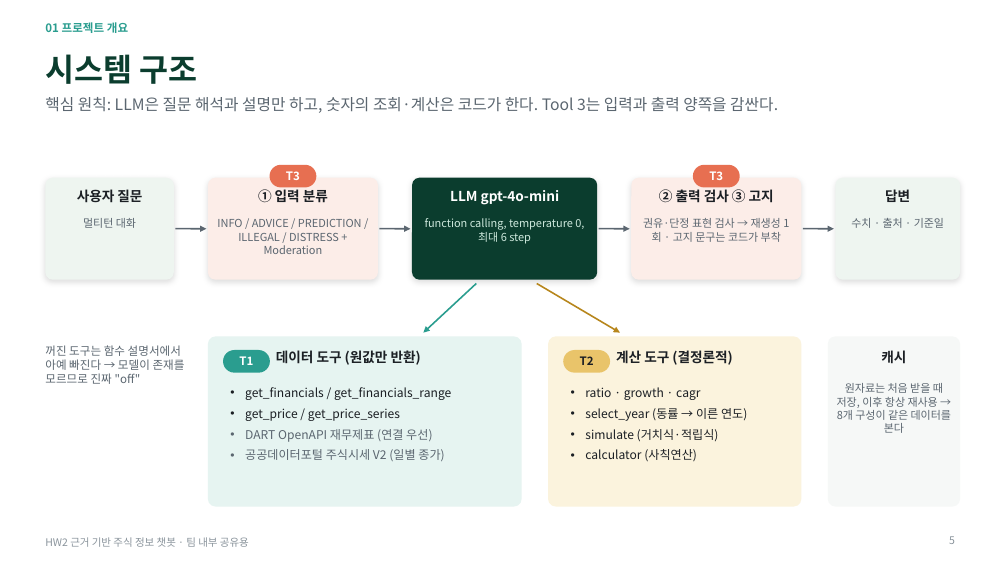
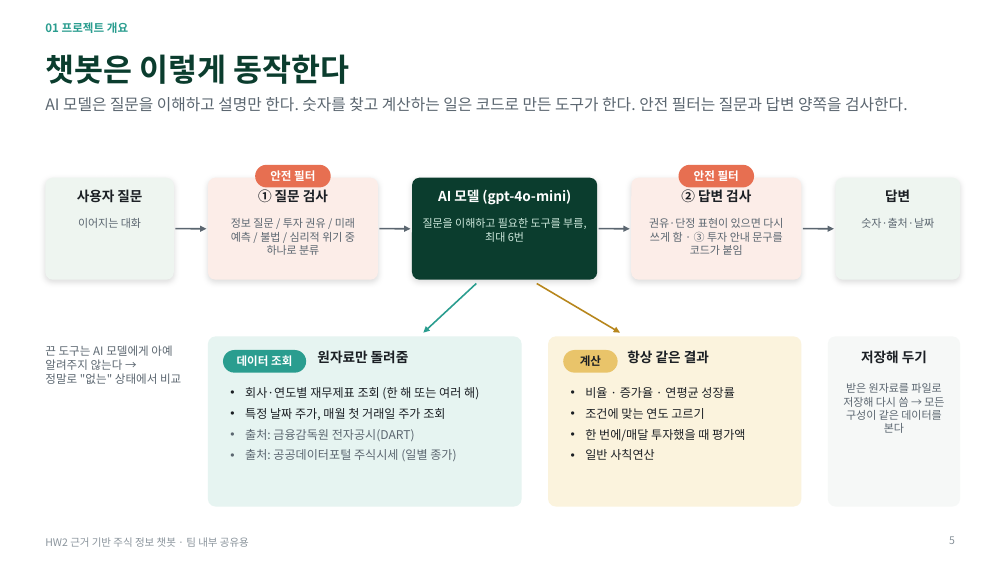
Before and after one commit to hojin9908/Stock_ChatBot, a slide deck: slide 5 of Presentation/HW2_주식챗봇_실험결과_정리.pptx. Drawn at 1008x567 pixels with LibreOffice and Linux fonts; fonts in the diff are those of the drawing. Boxes give left, top, right and bottom in pixels: in the first picture for what was removed or moved away, otherwise in the second. Text is boxed around its words. In the diff, an @@ line names an element or a change of style, - is before the commit and + after.

```diff
--- a/Presentation/HW2_주식챗봇_실험결과_정리.pptx
+++ b/Presentation/HW2_주식챗봇_실험결과_정리.pptx
@@ title at [45,54,349,84]: text changed @@
-시스템 구조
+챗봇은 이렇게 동작한다
@@ text at [45,97,908,112]: text changed @@
-핵심 원칙: LLM은 질문 해석과 설명만 하고, 숫자의 조회·계산은 코드가 한다. Tool 3는 입력과 출력 양쪽을 감싼다.
+AI 모델은 질문을 이해하고 설명만 한다. 숫자를 찾고 계산하는 일은 코드로 만든 도구가 한다. 안전 필터는 질문과 답변 양쪽을 검사한다.
@@ rounded rectangle: place and size @@
-rounded rectangle at [269,165,316,188]
+rounded rectangle at [256,165,331,188]
@@ text at [270,170,315,181]: text changed @@
-T3
+안전 필터
@@ rounded rectangle: place and size @@
-rounded rectangle at [693,165,740,188]
+rounded rectangle at [678,165,754,188]
@@ text at [694,170,739,181]: text changed @@
-T3
+안전 필터
@@ text at [258,189,328,203]: text changed @@
-① 입력 분류
+① 질문 검사
@@ text at [438,189,571,205]: text changed @@
-LLM gpt-4o-mini
+AI 모델 (gpt-4o-mini)
@@ text at [681,189,751,203]: text changed @@
-② 출력 검사 ③ 고지
+② 답변 검사
@@ text at [78,218,141,228]: text changed @@
-멀티턴 대화
+이어지는 대화
@@ text at [231,218,355,255]: text changed @@
-INFO / ADVICE / PREDICTION / ILLEGAL / DISTRESS + Moderation
+정보 질문 / 투자 권유 / 미래 예측 / 불법 / 심리적 위기 중 하나로 분류
@@ text at [423,218,586,242]: text changed @@
-function calling, temperature 0, 최대 6 step
+질문을 이해하고 필요한 도구를 부름, 최대 6번
@@ text at [649,218,783,255]: text changed @@
-권유·단정 표현 검사 → 재생성 1회 · 고지 문구는 코드가 부착
+권유·단정 표현이 있으면 다시 쓰게 함 · ③ 투자 안내 문구를 코드가 붙임
@@ text at [861,218,934,228]: text changed @@
-수치 · 출처 · 기준일
+숫자·출처·날짜
@@ text at [45,345,181,384]: text changed @@
-꺼진 도구는 함수 설명서에서 아예 빠진다 → 모델이 존재를 모르므로 진짜 "off"
+끈 도구는 AI 모델에게 아예 알려주지 않는다 → 정말로 "없는" 상태에서 비교
@@ rounded rectangle: place and size @@
-rounded rectangle at [223,350,270,373]
+rounded rectangle at [223,350,306,373]
@@ text at [237,355,292,366]: text changed @@
-T1
+데이터 조회
@@ text at [317,350,409,364]: text changed @@
-데이터 도구 (원값만 반환)
+원자료만 돌려줌
@@ rounded rectangle: place and size @@
-rounded rectangle at [563,350,610,373]
+rounded rectangle at [563,350,618,373]
@@ text at [580,355,601,366]: text changed @@
-T2
+계산
@@ text at [627,350,709,363]: text changed @@
-계산 도구 (결정론적)
+항상 같은 결과
@@ text at [861,350,927,364]: text changed @@
-캐시
+저장해 두기
@@ text at [245,387,479,461]: text changed @@
-• get_financials / get_financials_range
-• get_price / get_price_series
-• DART OpenAPI 재무제표 (연결 우선)
-• 공공데이터포털 주식시세 V2 (일별 종가)
+• 회사·연도별 재무제표 조회 (한 해 또는 여러 해)
+• 특정 날짜 주가, 매월 첫 거래일 주가 조회
+• 출처: 금융감독원 전자공시(DART)
+• 출처: 공공데이터포털 주식시세 (일별 종가)
@@ text at [585,387,745,460]: text changed @@
-• ratio · growth · cagr
-• select_year (동률 → 이른 연도)
-• simulate (거치식·적립식)
-• calculator (사칙연산)
+• 비율 · 증가율 · 연평균 성장률
+• 조건에 맞는 연도 고르기
+• 한 번에/매달 투자했을 때 평가액
+• 일반 사칙연산
@@ text at [843,383,944,433]: text changed @@
-원자료는 처음 받을 때 저장, 이후 항상 재사용 → 8개 구성이 같은 데이터를 본다
+받은 원자료를 파일로 저장해 다시 씀 → 모든 구성이 같은 데이터를 본다
```
Also in this commit, not shown: 32 other slides changed, 1 slide added, 1 slide removed.
